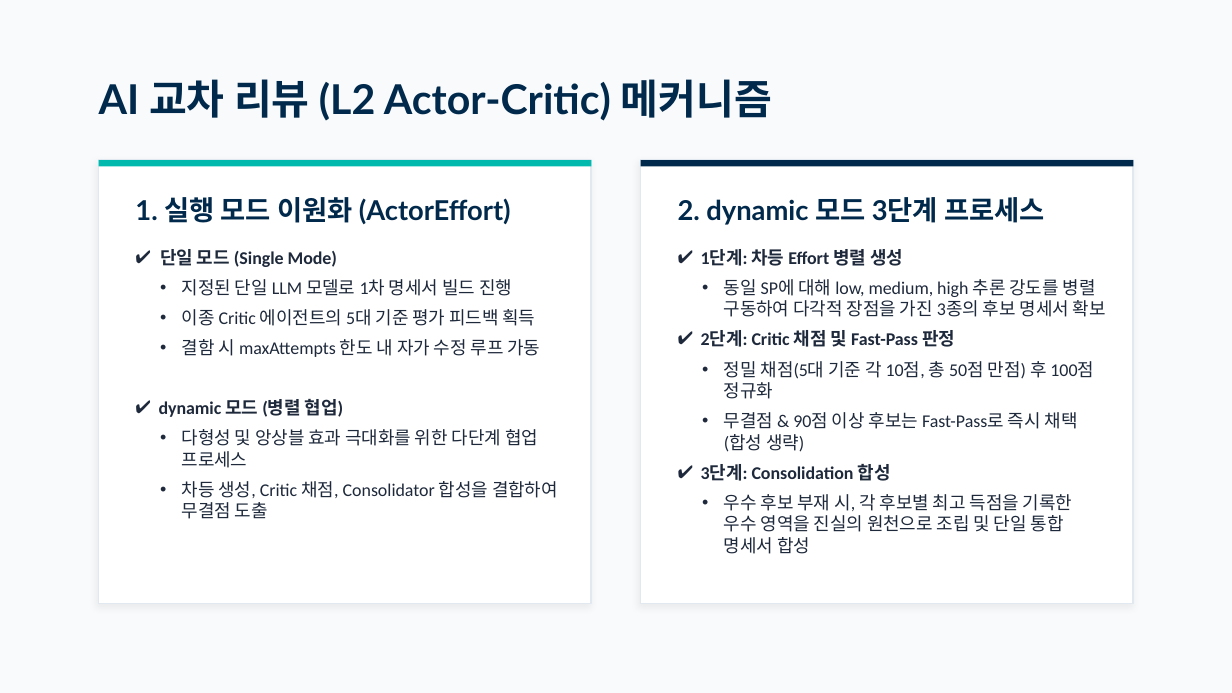
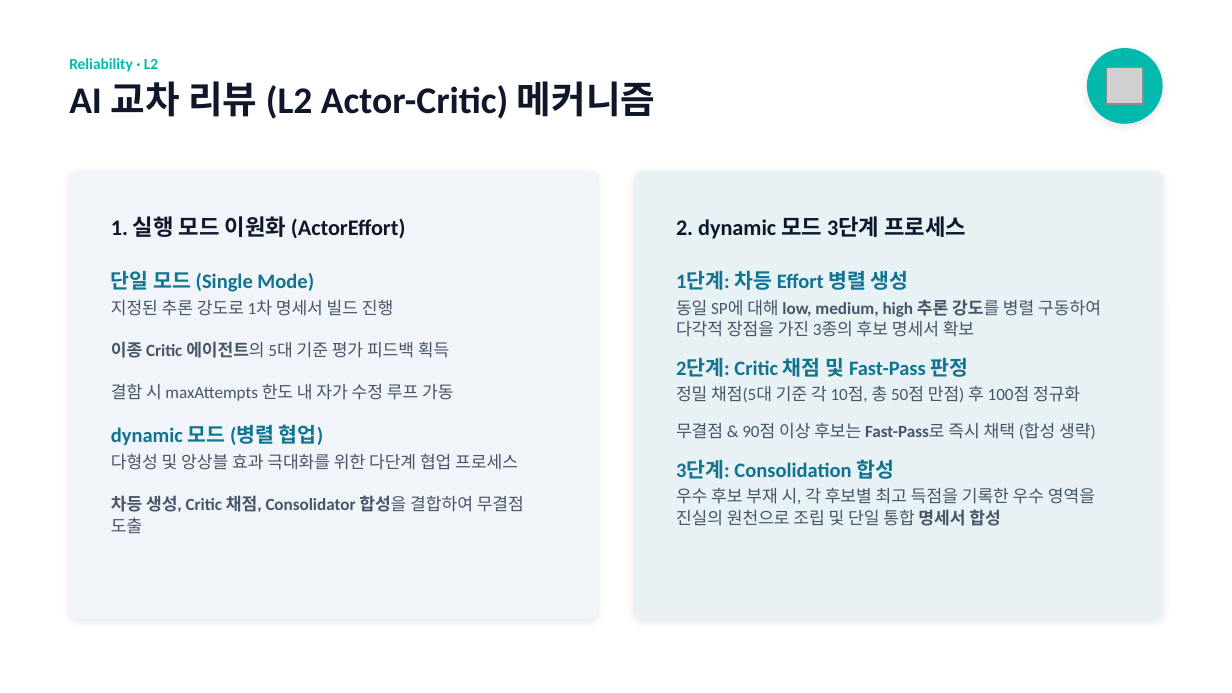
Before and after one commit to moondae815/ReSet, a slide deck: slide 8 of docs/ReSet_Presentation.pptx (slide 6 before the commit). Drawn at 1232x693 pixels with LibreOffice and Linux fonts; fonts in the diff are those of the drawing; grey boxes stand for pictures. Boxes give left, top, right and bottom in pixels: in the first picture for what was removed or moved away, otherwise in the second. Text is boxed around its words. In the diff, an @@ line names an element or a change of style, - is before the commit and + after.

```diff
--- a/docs/ReSet_Presentation.pptx
+++ b/docs/ReSet_Presentation.pptx
@@ background #F8FAFC to #FFFFFF @@
@@ text added at bbox=[69, 58, 158, 72], 9 pt, text #02B9AD, bold @@
+Reliability · L2
@@ ellipse added at bbox=[1087, 48, 1162, 123], fill #02B9AD @@
@@ text "AI 교차 리뷰 (L2 Actor-Critic) ...": place and size @@
-text "AI 교차 리뷰 (L2 Actor-Critic) ..." at bbox=[99, 79, 772, 121]
+text "AI 교차 리뷰 (L2 Actor-Critic) ..." at bbox=[69, 81, 655, 119]
@@ text "AI 교차 리뷰 (L2 Actor-Critic) ..." at bbox=[69, 81, 655, 119]: size 24 to 22 pt, font Lato to Calibri, text colour #00294B to #0F172A; vertical alignment middle to top @@
@@ picture added at bbox=[1106, 68, 1143, 105] @@
@@ rounded rectangle added at bbox=[69, 171, 598, 620], fill #F1F5F9 @@
@@ rectangle removed at bbox=[99, 160, 591, 604] @@
@@ rectangle removed at bbox=[99, 160, 591, 166] @@
@@ rounded rectangle added at bbox=[634, 171, 1163, 620], fill #E8F1F4 @@
@@ rectangle removed at bbox=[641, 160, 1133, 604] @@
@@ rectangle removed at bbox=[641, 160, 1133, 166] @@
@@ text "1. 실행 모드 이원화 (ActorEffort)" at bbox=[111, 216, 406, 238]: size 16 to 13 pt, font Lato to Calibri, text colour #00294B to #0F172A @@
@@ text "1. 실행 모드 이원화 (ActorEffort)": place and size @@
-text "1. 실행 모드 이원화 (ActorEffort)" at bbox=[135, 197, 511, 224]
+text "1. 실행 모드 이원화 (ActorEffort)" at bbox=[111, 216, 406, 238]
@@ text "2. dynamic 모드 3단계 프로세스": place and size @@
-text "2. dynamic 모드 3단계 프로세스" at bbox=[678, 197, 1045, 225]
+text "2. dynamic 모드 3단계 프로세스" at bbox=[676, 216, 966, 239]
@@ text "2. dynamic 모드 3단계 프로세스" at bbox=[676, 216, 966, 239]: size 16 to 13 pt, font Lato to Calibri, text colour #00294B to #0F172A @@
@@ text "단일 모드 (Single Mode)": place and size @@
-text "단일 모드 (Single Mode)" at bbox=[159, 249, 558, 519]
+text "단일 모드 (Single Mode)" at bbox=[111, 271, 524, 533]
@@ text "1단계: 차등 Effort 병렬 생성": place and size @@
-text "1단계: 차등 Effort 병렬 생성" at bbox=[701, 249, 1106, 554]
+text "1단계: 차등 Effort 병렬 생성" at bbox=[676, 271, 1101, 526]
@@ text "1단계: 차등 Effort 병렬 생성" at bbox=[676, 271, 1101, 526]: size 10.5 to 12 pt, text colour #1E293B to #0E7490 in "1단계: 차등 Effort 병렬 생성", "2단계: Critic 채점 및 Fast-Pass 판정", "3단계: Consolidation 합성"; size 10.5 to 10 pt, text colour #1E293B to #475569 in "동일 SP에 대해 low, medium, high 추론 ...", "정밀 채점(5대 기준 각 10점, 총 50점 ...", "무결점 & 90점 이상 후보는 Fast-Pass로 즉시 ...", "우수 후보 부재 시, 각 후보별 최고 ..."; bold on in "low, medium, high 추론 강도를", "Fast-Pass로", "명세서 합성"; bullet ✔ to none; bullet • to none; line spacing 1 to 1.05; less space between paragraphs; more space between paragraphs @@
@@ text at bbox=[111, 271, 524, 533]: size 10.5 to 12 pt, text colour #1E293B to #0E7490 in "단일 모드 (Single Mode)", "dynamic 모드 (병렬 협업)"; size 10.5 to 10 pt, text colour #1E293B to #475569 in "이종 Critic 에이전트의 5대 기준 평가 피드백 ...", "결함 시 maxAttempts 한도 내 자가 수정 ...", "다형성 및 앙상블 효과 극대화를 위한 다단계 ...", "차등 생성, Critic 채점, Consolidator 합성을 결합하여 ..."; bold on in "이종 Critic 에이전트의", "차등 생성, Critic 채점, Consolidator 합성을"; bullet ✔ to none; bullet • to none; line spacing 1 to 1.05; more space between paragraphs; less space between paragraphs @@
@@ text at bbox=[111, 300, 393, 316]: text changed; size 10.5 to 10 pt; text colour #1E293B to #475569 @@
-• 지정된 단일 LLM 모델로 1차 명세서 빌드 진행
+지정된 추론 강도로 1차 명세서 빌드 진행
```
Also in this commit, not shown: 8 other slides changed, 2 slides added, 1 slide removed.
